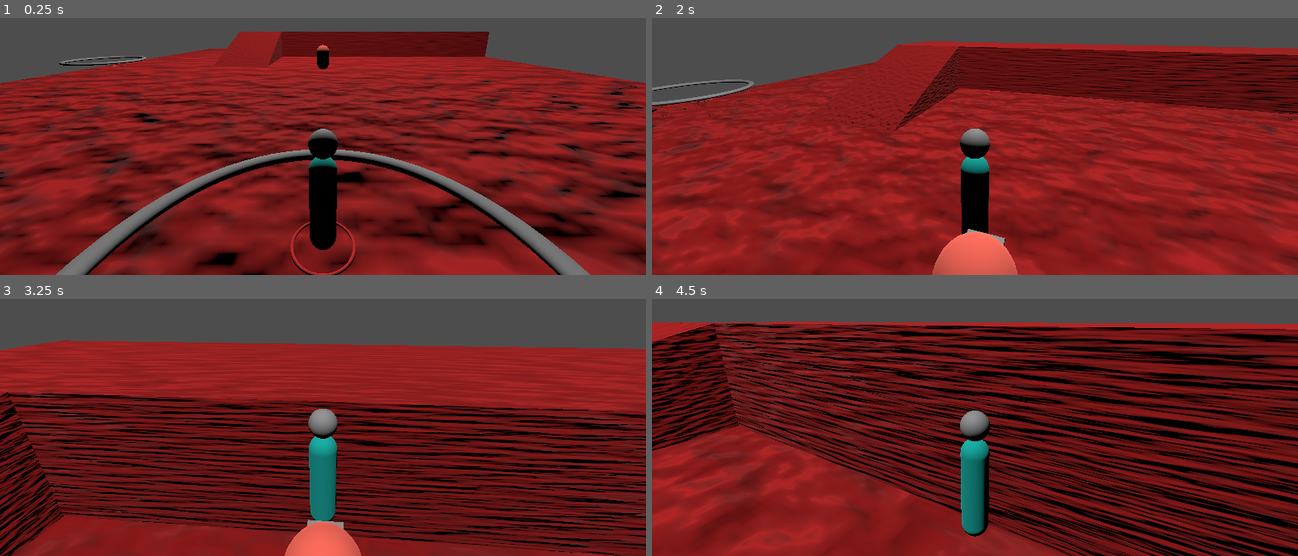
Above: before the commit, frames 1-4 (two rows, left to right).
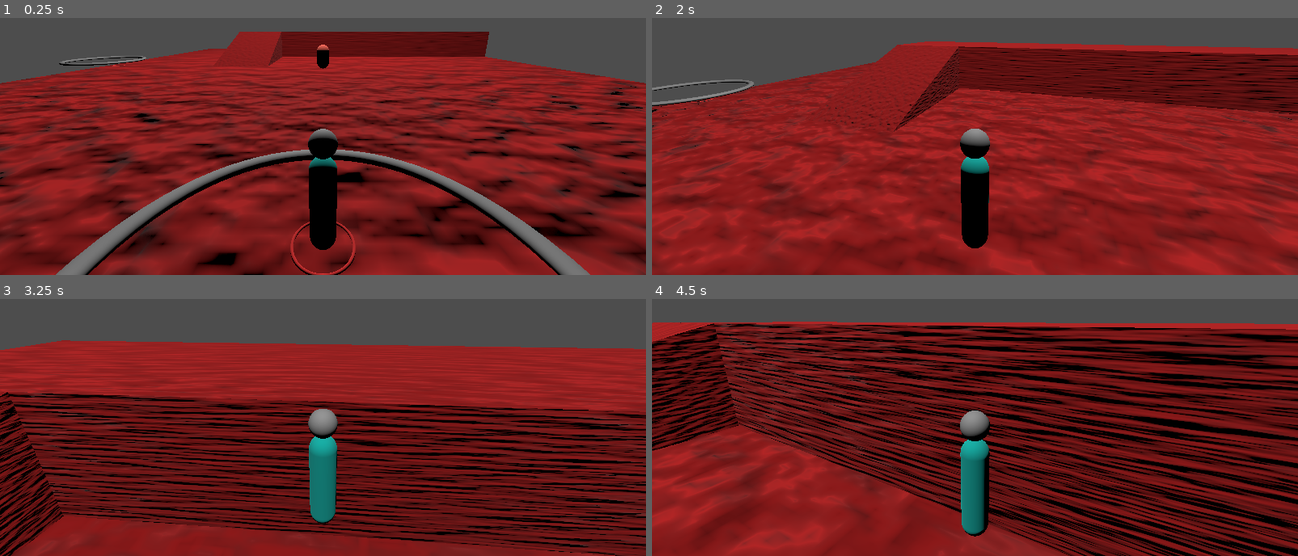
Above: after the commit, the same moments.

Repository: Flambrew/card-game
Game: Godot game, scene res://zcurrentfolder_rooms/game_scene.tscn
The game is run twice, just before and just after one commit, with the same random seed, the same clock (stepped at 60 frames per second) and the same inputs. The engine's default icon, where the game draws it, is replaced by a stand-in: a white triangle on a blue panel in a dark square.
Inputs (mouse positions are in pixels of both pictures, inside the frame that each line leads up to):
- Up to frame 1 (0.25 s): no input
- Up to frame 2 (2 s): move the mouse to (1007, 92) at 0.52 s; hold W (move_forward) from 0.53 s (still down); click (1007, 92) at 0.6 s; tap Space (jump) at 0.77, 1.52 s; move the mouse to (942, 95) at 1.27 s; tap E (interact) at 1.35 s
- Up to frame 3 (3.25 s): keep holding W (move_forward); move the mouse to (335, 368) at 2.02 s; click (335, 368) at 2.1 s; move the mouse to (316, 381) at 2.77 s; tap E (interact) at 2.85 s; tap Space (jump) at 3.02 s
- Up to frame 4 (4.5 s): keep holding W (move_forward); move the mouse to (1020, 378) at 3.52 s; click (1020, 378) at 3.6 s; tap Space (jump) at 3.77 s; move the mouse to (923, 370) at 4.27 s; tap E (interact) at 4.35 s

The runs differ from the first frame. In frame 1, less than 0.1% of the frame differs, in the area x 49-51%, y 10-21%; in frame 2, 1.7%, in the area x 43-57%, y 82-100%; in frame 3, 1.2%; in frame 4, nothing differs.

Commit message:
device sync

Diff:
--- a/scenes/entities/enemy_character.tscn
+++ b/scenes/entities/enemy_character.tscn
@@ -47,7 +47,7 @@
 [node name="ChaseState" type="Node3D" parent="StateMachine" node_paths=PackedStringArray("entity")]
 script = ExtResource("4_a650k")
 entity = NodePath("../..")
-speed_multiplier = 1.0
+speed_multiplier = 0.8
 metadata/_custom_type_script = "uid://dmj67pmj8ytya"
 
 [node name="CardManager" parent="." node_paths=PackedStringArray("entity") instance=ExtResource("7_d557m")]
--- a/scripts/entities/enemies/unnamed_enemy_0/enemy_character.gd
+++ b/scripts/entities/enemies/unnamed_enemy_0/enemy_character.gd
@@ -14,24 +14,15 @@
 	set_target(global_position)
 
 func navigate(delta:float) -> void:
-	print("pos: ", position, ",\t->\ttarget: ", nav_agent.target_position)
 	if nav_agent.is_navigation_finished():
 		return
 
 	var current_agent_position:Vector3 = global_position
-	print("current_agent_position: ", current_agent_position)
-	print("target position: ", nav_agent.get_target_position())
 	var next_path_position:Vector3 = nav_agent.get_next_path_position()
-	print("next_path_position:     ", next_path_position)
 	var new_speed:float = speed * state_machine.current_state.speed_multiplier
-	print("new_speed:              ", new_speed)
 	var new_velo:Vector3 = current_agent_position.direction_to(next_path_position) * new_speed
-	print("new_velo:               ", new_velo)
 
 	body_velocity = Utils.set_vector_xz(body_velocity, new_velo)
-
-	print("body_velocity:          ", body_velocity)
-	print()
 
 func set_target(target_global:Vector3) -> void:
 	nav_agent.set_target_position(target_global)
